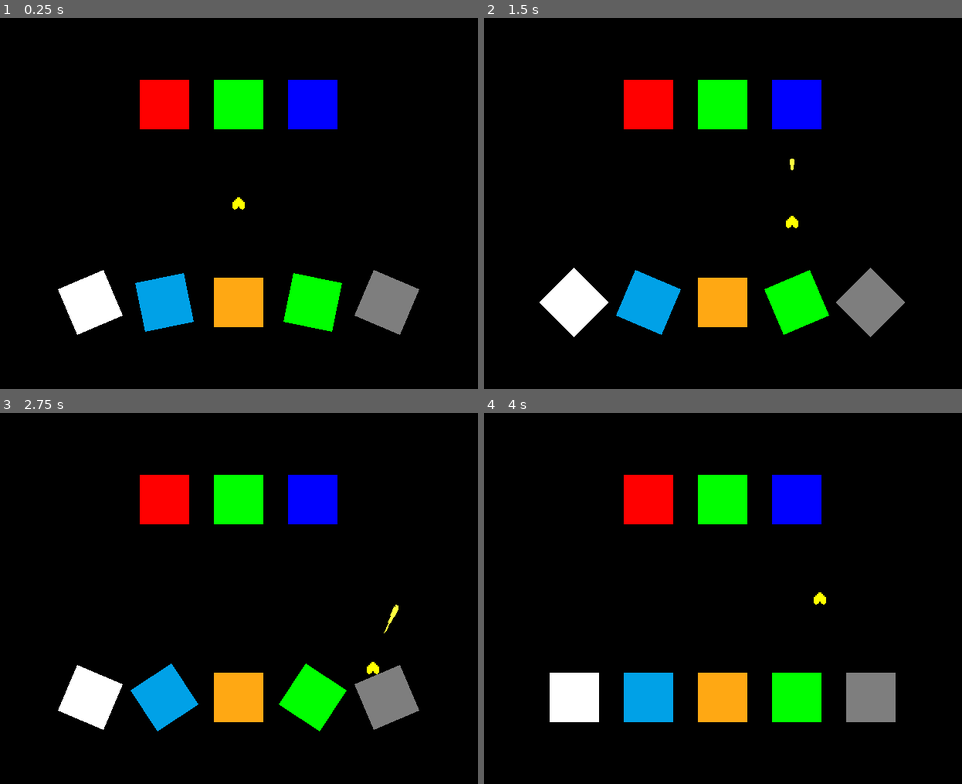
Above: before the commit, frames 1-4 (two rows, left to right).
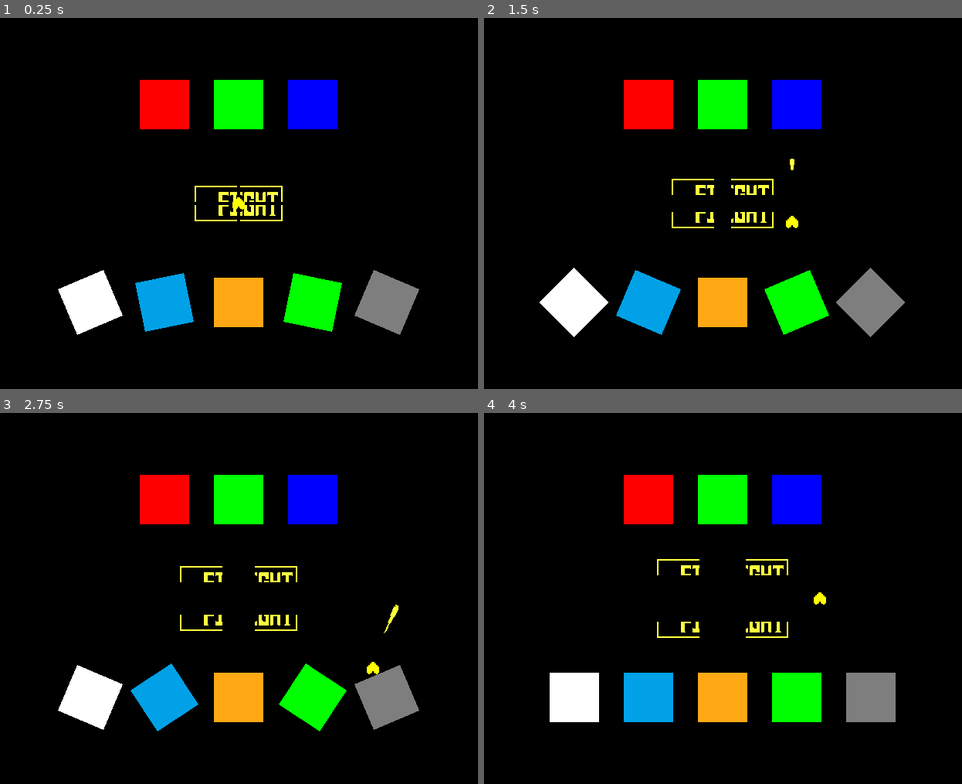
Above: after the commit, the same moments.

Repository: inokoorii/endless-mettaton-godot-3
Game: Godot game, scene res://src/scenes/core/main_scene.tscn
Same seed, same stepped clock (60 frames per second), same inputs: the game is played once before the commit and once after it.
Inputs:
- Up to frame 1 (0.25 s): no input
- Up to frame 2 (1.5 s): hold Right (move_right) 0.53-1.28 s; tap Z (action_confirm) at 0.6, 1.35 s; hold Down (move_down) from 1.28 s (still down)
- Up to frame 3 (2.75 s): release Down (move_down) at 2.03 s; hold Right (move_right) from 2.03 s (still down); tap Z (action_confirm) at 2.1 s
- Up to frame 4 (4 s): release Right (move_right) at 2.78 s; hold Up (move_up) 2.78-3.53 s; tap Z (action_confirm) at 2.85, 3.6 s; hold Left (move_left) from 3.53 s (still down)

The runs differ from the first frame. In frame 1, 0.5% of the frame differs, in the area x 40-60%, y 45-55%; in frame 2, 0.5%, in the area x 39-61%, y 43-57%; in frame 3, 0.5%; in frame 4, 0.5%.

Commit message:
Add `SlicedSprite`

Diff:
--- a/project.godot
+++ b/project.godot
@@ -38,6 +38,11 @@
 "class": "MainScene",
 "language": "GDScript",
 "path": "res://src/scripts/core/main_scene.gd"
+}, {
+"base": "Node2D",
+"class": "SlicedSprite",
+"language": "GDScript",
+"path": "res://src/scripts/misc/sliced_sprite.gd"
 } ]
 _global_script_class_icons={
 "BattleEnemyBullet": "",
@@ -45,7 +50,8 @@
 "BattlePlayerHeart": "",
 "BattlePlayerHeartBullet": "",
 "BattlePlayerHeartBulletDetector": "",
-"MainScene": ""
+"MainScene": "",
+"SlicedSprite": ""
 }
 
 [application]
--- a/src/scenes/battle/battle.tscn
+++ b/src/scenes/battle/battle.tscn
@@ -1,9 +1,11 @@
-[gd_scene load_steps=9 format=2]
+[gd_scene load_steps=11 format=2]
 
 [ext_resource path="res://src/scripts/battle/battle.gd" type="Script" id=1]
 [ext_resource path="res://src/scenes/battle/player/player_heart.tscn" type="PackedScene" id=2]
 [ext_resource path="res://src/scripts/battle/player/player_heart_bullet_detector.gd" type="Script" id=3]
 [ext_resource path="res://src/scripts/battle/enemy_bullets/enemy_bullet.gd" type="Script" id=4]
+[ext_resource path="res://src/scenes/misc/sliced_sprite.tscn" type="PackedScene" id=5]
+[ext_resource path="res://assets/sprites/battle/ui/button_fight/ui_button_fight_1.png" type="Texture" id=6]
 
 [sub_resource type="RectangleShape2D" id=1]
 extents = Vector2( 64, 64 )
@@ -24,8 +26,6 @@
 rotating = true
 current = true
 
-[node name="BattlePlayerHeart" parent="." instance=ExtResource( 2 )]
-
 [node name="BattlePlayerHeartDetectors" type="Node2D" parent="."]
 
 [node name="DetectorIgnore" type="Area2D" parent="BattlePlayerHeartDetectors" groups=["BattlePlayerHeartBulletDetectors"]]
@@ -227,3 +227,8 @@
 [node name="CollisionShape2D" type="CollisionShape2D" parent="BattleBullets/BulletGray"]
 visible = false
 shape = SubResource( 4 )
+
+[node name="SlicedSprite" parent="." instance=ExtResource( 5 )]
+texture = ExtResource( 6 )
+
+[node name="BattlePlayerHeart" parent="." instance=ExtResource( 2 )]
--- /dev/null
+++ b/src/scenes/misc/sliced_sprite.tscn
@@ -0,0 +1,22 @@
+[gd_scene load_steps=2 format=2]
+
+[ext_resource path="res://src/scripts/misc/sliced_sprite.gd" type="Script" id=1]
+
+[node name="SlicedSprite" type="Node2D"]
+script = ExtResource( 1 )
+texture = null
+normal_map = null
+offset = Vector2( 0, 0 )
+spacing = Vector2( 0, 0 )
+
+[node name="TopLeft" type="Sprite" parent="."]
+region_enabled = true
+
+[node name="TopRight" type="Sprite" parent="."]
+region_enabled = true
+
+[node name="BottomLeft" type="Sprite" parent="."]
+region_enabled = true
+
+[node name="BottomRight" type="Sprite" parent="."]
+region_enabled = true
--- a/src/scripts/battle/battle.gd
+++ b/src/scripts/battle/battle.gd
@@ -1 +1,6 @@
 extends Node2D
+
+
+func _physics_process(delta: float) -> void:
+	$SlicedSprite.spacing.x += 7.5 * delta
+	$SlicedSprite.spacing.y += 7.5 * delta
--- a/src/scripts/battle/enemy_bullets/enemy_bullet.gd
+++ b/src/scripts/battle/enemy_bullets/enemy_bullet.gd
@@ -62,14 +62,14 @@
 # GODOT OVERRIDEN BUILT-IN VIRTUAL FUNCTIONS
 func _ready() -> void:
 	add_to_group("BattleEnemyBullets", true)
-	connect("bullet_color_changed", self, "_on_bullet_color_changed")
+	connect("bullet_color_changed", self, "_update_modulate")
 
 
 func _physics_process(delta: float) -> void:
 	_handle_movement(delta)
 
 
-# CLASS PRIVATE METHODS
+# CLASS PRIVATE FUNCTIONS
 func _handle_movement(delta: float) -> void:
 	if not Engine.editor_hint:
 		velocity = (movement_direction * movement_speed) * delta
@@ -81,8 +81,7 @@
 		rotation_degrees += movement_rotation_degrees * delta
 
 
-# CLASS SIGNAL CONNECTION FUNCTIONS
-func _on_bullet_color_changed() -> void:
+func _update_modulate() -> void:
 	match bullet_color:
 		BulletColors.BULLET_COLOR_WHITE:
 			modulate = BULLET_COLOR_WHITE
--- a/src/scripts/battle/player/player_heart_bullet.gd
+++ b/src/scripts/battle/player/player_heart_bullet.gd
@@ -31,10 +31,7 @@
 	add_to_group("BattlePlayerHeartBullets", true)
 
 	if is_instance_valid(visibility_notifier_2d):
-		visibility_notifier_2d.connect(
-				"screen_exited",
-				self,
-				"_on_visibility_notifier_2d_screen_exited")
+		visibility_notifier_2d.connect("screen_exited", self, "_handle_cleanup")
 
 
 func _physics_process(delta: float) -> void:
@@ -51,8 +48,7 @@
 		scale += scale_growth * delta
 
 
-# CLASS SIGNAL CONNECTION FUNCTIONS
-func _on_visibility_notifier_2d_screen_exited() -> void:
+func _handle_cleanup() -> void:
 	queue_free()
 
 
--- a/src/scripts/battle/player/player_heart_bullet_deflected.gd
+++ b/src/scripts/battle/player/player_heart_bullet_deflected.gd
@@ -26,10 +26,7 @@
 	add_to_group("BattlePlayerHeartBulletDeflecteds", true)
 
 	if is_instance_valid(visibility_notifier_2d):
-		visibility_notifier_2d.connect(
-				"screen_exited",
-				self,
-				"_on_visibility_notifier_2d_screen_exited")
+		visibility_notifier_2d.connect( "screen_exited", self, "_handle_cleanup")
 
 	if not Engine.editor_hint:
 		_setup_movement_direction()
@@ -68,8 +65,7 @@
 		rotation_degrees += movement_rotation * delta
 
 
-# SCRIPT SIGNAL CONNECTION FUNCTIONS
-func _on_visibility_notifier_2d_screen_exited() -> void:
+func _handle_cleanup() -> void:
 	queue_free()
 
 
--- a/src/scripts/battle/player/player_heart_bullet_detector.gd
+++ b/src/scripts/battle/player/player_heart_bullet_detector.gd
@@ -24,11 +24,11 @@
 # GODOT OVERRIDEN BUILT-IN VIRTUAL FUNCTIONS
 func _ready() -> void:
 	add_to_group("BattlePlayerHeartBulletDetectors", true)
-	connect("area_entered", self, "_on_area_entered")
+	connect("area_entered", self, "_handle_collisions")
 
 
-# CLASS SIGNAL CONNECTION FUNCTIONS
-func _on_area_entered(area: Area2D) -> void:
+# CLASS PRIVATE FUNCTIONS
+func _handle_collisions(area: Area2D) -> void:
 	if area is BattlePlayerHeartBullet:
 		match action:
 			Actions.ACTION_IGNORE:
--- /dev/null
+++ b/src/scripts/misc/sliced_sprite.gd
@@ -0,0 +1,248 @@
+tool
+class_name SlicedSprite
+extends Node2D
+
+
+# CLASS SIGNALS
+signal texture_changed()
+
+
+# CLASS EXPORT VARIABLES
+var texture: Texture = null \
+		setget set_texture
+var normal_map: Texture = null \
+		setget set_normal_map
+
+var offset: Vector2 = Vector2.ZERO \
+		setget set_offset
+
+var spacing: Vector2 = Vector2.ZERO \
+		setget set_spacing
+
+
+# CLASS ONREADY VARIABLES
+onready var top_left: Sprite = \
+		get_node_or_null("TopLeft")
+onready var top_right: Sprite = \
+		get_node_or_null("TopRight")
+onready var bottom_left: Sprite = \
+		get_node_or_null("BottomLeft")
+onready var bottom_right: Sprite = \
+		get_node_or_null("BottomRight")
+
+
+# GODOT OVERRIDEN BUILT-IN VIRTUAL FUNCTIONS
+func _ready() -> void:
+	connect("texture_changed", self, "_update_sprite_regions")
+	connect("texture_changed", self, "_update_sprite_transforms")
+
+	set_texture(texture)
+	set_normal_map(normal_map)
+
+
+# CLASS PRIVATE FUNCTIONS
+func _update_sprite_regions() -> void:
+	if not texture:
+		if top_left or is_instance_valid(top_left):
+			top_left.region_rect.size = Vector2.ZERO
+			top_left.region_rect.position = Vector2.ZERO
+
+		if top_right or is_instance_valid(top_right):
+			top_right.region_rect.size = Vector2.ZERO
+			top_right.region_rect.position = Vector2.ZERO
+
+		if bottom_left or is_instance_valid(bottom_left):
+			bottom_left.region_rect.size = Vector2.ZERO
+			bottom_left.region_rect.position = Vector2.ZERO
+
+		if bottom_right or is_instance_valid(bottom_right):
+			bottom_right.region_rect.size = Vector2.ZERO
+			bottom_right.region_rect.position = Vector2.ZERO
+
+	else:
+		var texture_width: int = (texture.get_width() / 2.0) as int
+		var texture_height: int = (texture.get_height() / 2.0) as int
+
+		if top_left or is_instance_valid(top_left):
+			top_left.region_rect.size = Vector2(texture_width, texture_height)
+			top_left.region_rect.position = Vector2.ZERO
+
+		if top_right or is_instance_valid(top_right):
+			top_right.region_rect.size = Vector2(texture_width, texture_height)
+			top_right.region_rect.position = Vector2(texture_width, 0.0)
+
+		if bottom_left or is_instance_valid(bottom_left):
+			bottom_left.region_rect.size = Vector2(texture_width, texture_height)
+			bottom_left.region_rect.position = Vector2(0.0, texture_height)
+
+		if bottom_right or is_instance_valid(bottom_right):
+			bottom_right.region_rect.size = Vector2(texture_width, texture_height)
+			bottom_right.region_rect.position = Vector2(texture_width, texture_height)
+
+
+func _update_sprite_transforms() -> void:
+	if not texture:
+		if top_left or is_instance_valid(top_left):
+			top_left.position = Vector2.ZERO
+		if top_right or is_instance_valid(top_right):
+			top_right.position = Vector2.ZERO
+		if bottom_left or is_instance_valid(bottom_left):
+			bottom_left.position = Vector2.ZERO
+		if bottom_right or is_instance_valid(bottom_right):
+			bottom_right.position = Vector2.ZERO
+
+	else:
+		var texture_width: float = texture.get_width() / 4.0
+		var texture_height: float = texture.get_height() / 4.0
+
+		if top_left or is_instance_valid(top_left):
+			top_left.position = Vector2(ceil(-texture_width), ceil(-texture_height))
+			top_left.position += Vector2(-spacing.x, -spacing.y)
+
+		if top_right or is_instance_valid(top_right):
+			top_right.position = Vector2(ceil(texture_width), ceil(-texture_height))
+			top_right.position += Vector2(+spacing.x, -spacing.y)
+
+		if bottom_left or is_instance_valid(bottom_left):
+			bottom_left.position = Vector2(ceil(-texture_width), ceil(texture_height))
+			bottom_left.position += Vector2(-spacing.x, +spacing.y)
+
+		if bottom_right or is_instance_valid(bottom_right):
+			bottom_right.position = Vector2(ceil(texture_width), ceil(texture_height))
+			bottom_right.position += Vector2(+spacing.x, +spacing.y)
+
+
+# CLASS SETTER FUNCTIONS
+func set_texture(value: Texture) -> void:
+	texture = value
+	emit_signal("texture_changed")
+
+	if top_left or is_instance_valid(top_left):
+		top_left.texture = texture
+	if top_right or is_instance_valid(top_right):
+		top_right.texture = texture
+	if bottom_left or is_instance_valid(bottom_left):
+		bottom_left.texture = texture
+	if bottom_right or is_instance_valid(bottom_right):
+		bottom_right.texture = texture
+
+
+func set_normal_map(value: Texture) -> void:
+	normal_map = value
+
+	if top_left or is_instance_valid(top_left):
+		top_left.texture = texture
+	if top_right or is_instance_valid(top_right):
+		top_right.texture = texture
+	if bottom_left or is_instance_valid(bottom_left):
+		bottom_left.texture = texture
+	if bottom_right or is_instance_valid(bottom_right):
+		bottom_right.texture = texture
+
+
+func set_offset(value: Vector2) -> void:
+	offset = value
+
+	if top_left or is_instance_valid(top_left):
+		top_left.offset = offset
+	if top_right or is_instance_valid(top_right):
+		top_right.offset = offset
+	if bottom_left or is_instance_valid(bottom_left):
+		bottom_left.offset = offset
+	if bottom_right or is_instance_valid(bottom_right):
+		bottom_right.offset = offset
+
+
+func set_spacing(value: Vector2) -> void:
+	spacing = value
+	_update_sprite_transforms()
+
+
+# CLASS PROPERTY LIST FUNCTIONS
+func _get_property_list() -> Array:
+	var property_list: Array = []
+
+	property_list.append_array(
+		[
+			{
+				"name": "SlicedSprite",
+				"type": TYPE_NIL,
+				"usage": PROPERTY_USAGE_CATEGORY,
+			},
+		]
+	)
+
+	property_list.append_array(
+		[
+			{
+				"name": "texture",
+				"type": TYPE_OBJECT,
+				"usage": PROPERTY_USAGE_DEFAULT,
+				"hint": PROPERTY_HINT_RESOURCE_TYPE,
+				"hint_string": "Texture",
+			},
+			{
+				"name": "normal_map",
+				"type": TYPE_OBJECT,
+				"usage": PROPERTY_USAGE_DEFAULT,
+				"hint": PROPERTY_HINT_RESOURCE_TYPE,
+				"hint_string": "Texture",
+			},
+		]
+	)
+
+	property_list.append_array(
+		[
+			{
+				"name": "Offset",
+				"type": TYPE_NIL,
+				"usage": PROPERTY_USAGE_GROUP,
+			},
+			{
+				"name": "offset",
+				"type": TYPE_VECTOR2,
+				"usage": PROPERTY_USAGE_DEFAULT,
+			},
+		]
+	)
+
+	property_list.append_array(
+		[
+			{
+				"name": "Spacing",
+				"type": TYPE_NIL,
+				"usage": PROPERTY_USAGE_GROUP,
+			},
+			{
+				"name": "spacing",
+				"type": TYPE_VECTOR2,
+				"usage": PROPERTY_USAGE_DEFAULT,
+			},
+		]
+	)
+
+	return property_list
+
+
+func property_can_revert(property: String):
+	var property_list: Dictionary = {
+		"texture": true,
+		"normal_map": true,
+		"offset": true,
+		"spacing": true,
+	}
+
+	if property_list.keys().has(property):
+		return property_list.get(property)
+
+
+func property_get_revert(property: String):
+	var property_list: Dictionary = {
+		"texture": null,
+		"normal_map": null,
+		"offset": Vector2.ZERO,
+		"spacing": Vector2.ZERO,
+	}
+
+	if property_list.keys().has(property):
+		return property_list.get(property)
